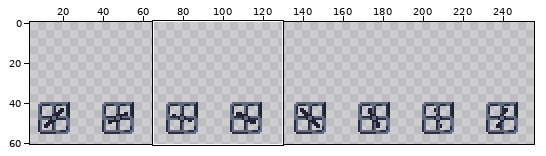
Two versions of one sprite sheet, Assets/Art/Machines/machine_miner.png. The first picture is a wide view before the edit; the outline marks the close-up.
Close-up. As it was:
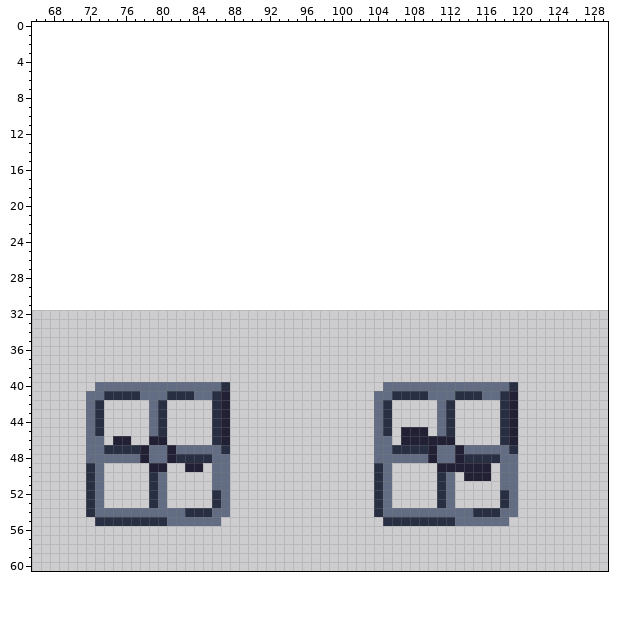
The file is 256x32 pixels. Colours within 5 levels of each other are drawn and written as one. Shown: x 66..129, y 0..60. The old version is drawn lined up with the new one, on the new canvas. The wide view leaves out empty margins. The commit also changed other parts of the picture, which this record leaves out.
Now the later version:
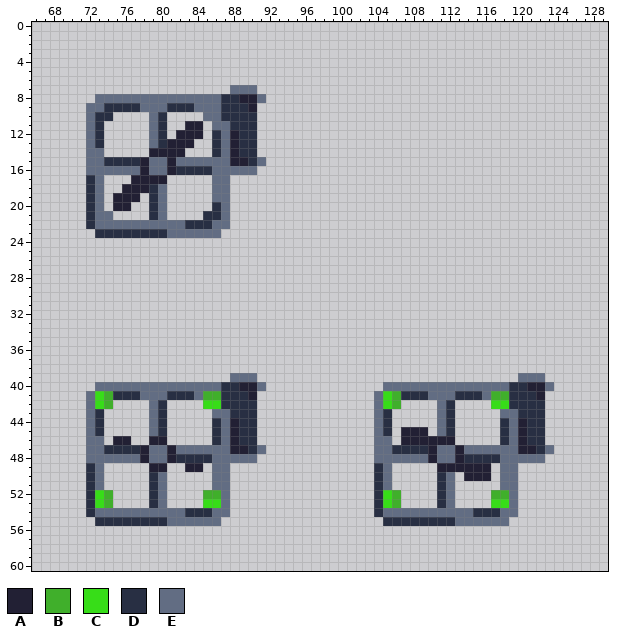
Palette (. is transparent): A #222034  B #40af2b  C #37dd18  D #282f43  E #626d83
From old to new:
canvas 256x32 -> 256x64, the old top-left corner now at 0,32
@@ x 70..93 @@
  6 ........................
- 7 ........................
- 8 ........................
- 9 ........................
-10 ........................
-11 ........................
-12 ........................
-13 ........................
-14 ........................
-15 ........................
-16 ........................
-17 ........................
-18 ........................
-19 ........................
-20 ........................
-21 ........................
-22 ........................
-23 ........................
+ 7 ..................EEE...
+ 8 ...EEEEEEEEEEEEEEDDAAE..
+ 9 ..EEDDDDEEEDDDEEEDDDA...
+10 ..EDD....ED....EEDDDD...
+11 ..ED.....ED..AA.EEDDD...
+12 ..ED.....ED.AAA.DEADD...
+13 ..ED.....EDAAA..DEADD...
+14 ..EE.....AAAA...DEADD...
+15 ..EEDDDDAEEAEEEEEEAADE..
+16 ..EEEEEEAEEADDDDEEEEE...
+17 ..DE...AAAA.....EE......
+18 ..DE..AAADE.....EE......
+19 ..DE.AAA.DE.....EE......
+20 ..DE.AA..DE.....DE......
+21 ..DEE....DE....DDE......
+22 ..DEEEEEEEEEEDDDEE......
+23 ...DDDDDDDDEEEEEE.......
 24 ........................
@@ x 66..129 @@
 38 ................................................................
-39 ................................................................
-40 .......EEEEEEEEEEEEEED.................EEEEEEEEEEEEEED..........
-41 ......EEDDDDEEEDDDEEDA................EEDDDDEEEDDDEEDA..........
-42 ......ED.....ED.....DA................ED.....ED.....DA..........
-43 ......ED.....ED.....DA................ED.....ED.....DA..........
-44 ......ED.....ED.....DA................ED.....ED.....DA..........
-45 ......ED.....ED.....DA................ED.AAA.ED.....DA..........
-46 ......EE.AA..AA.....DA................EE.AAAAAA.....DA..........
-47 ......EEDDDDAEEAEEEEED................EEDDDDAEEAEEEEED..........
-48 ......EEEEEEAEEADDDDEE................EEEEEEAEEADDDDEE..........
+39 ......................EEE.............................EEE.......
+40 .......EEEEEEEEEEEEEEDDAAE.............EEEEEEEEEEEEEEDDAAE......
+41 ......ECBDDDEEEDDDEBBDDDA.............ECBDDDEEEDDDEBBDDDA.......
+42 ......ECB....ED....CCDDDD.............ECB....ED....CCDDDD.......
+43 ......ED.....ED.....EEDDD.............ED.....ED.....EEDDD.......
+44 ......ED.....ED.....DEADD.............ED.....ED.....DEADD.......
+45 ......ED.....ED.....DEADD.............ED.AAA.ED.....DEADD.......
+46 ......EE.AA..AA.....DEADD.............EE.AAAAAA.....DEADD.......
+47 ......EEDDDDAEEAEEEEEEAADE............EEDDDDAEEAEEEEEEAADE......
+48 ......EEEEEEAEEADDDDEEEEE.............EEEEEEAEEADDDDEEEEE.......
 49 ......DE.....AA..AA.EE................DE.....AAAAAA.EE..........
@@ x 66..129 @@
 51 ......DE.....DE.....EE................DE.....DE.....EE..........
-52 ......DE.....DE.....DE................DE.....DE.....DE..........
-53 ......DE.....DE.....DE................DE.....DE.....DE..........
+52 ......DCB....DE....BBE................DCB....DE....BBE..........
+53 ......DCB....DE....CCE................DCB....DE....CCE..........
 54 ......DEEEEEEEEEEDDDEE................DEEEEEEEEEEDDDEE..........
Boxes around the changes in both close-ups, in picture pixels (x1, y1, x2, y2):
added: (86, 85, 266, 238)
changed: (203, 373, 266, 508)
changed: (491, 373, 554, 508)
changed: (95, 391, 113, 409)
changed: (383, 391, 401, 409)
changed: (95, 490, 113, 508)
changed: (383, 490, 401, 508)
